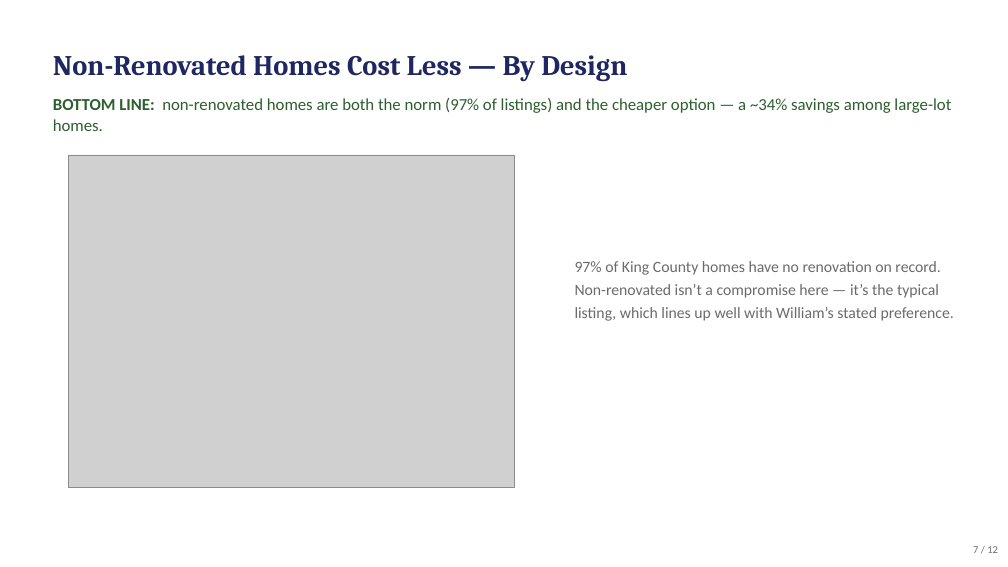
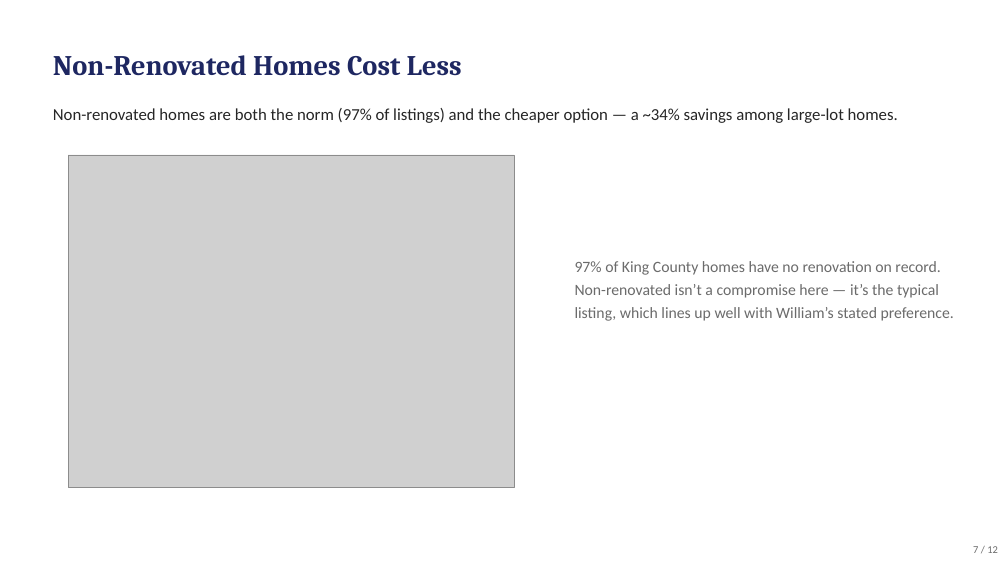
Before and after one commit to jolennd/ds-eda-project, a slide deck: slide 7 of presentation.pptx. Drawn at 1008x567 pixels with LibreOffice and Linux fonts; fonts in the diff are those of the drawing; grey boxes stand for pictures. Boxes give left, top, right and bottom in pixels: in the first picture for what was removed or moved away, otherwise in the second. Text is boxed around its words. In the diff, an @@ line names an element or a change of style, - is before the commit and + after.

Commit message:
Apply user's manual color/text edits back to source: unify takeaway text to charcoal (no bold BOTTOM LINE prefix), King County stat navy not green, slide 8 May stat teal not green, shorten slide 7 title

```diff
--- a/presentation.pptx
+++ b/presentation.pptx
@@ text at (53, 55, 462, 76): text changed @@
-Non-Renovated Homes Cost Less — By Design
+Non-Renovated Homes Cost Less
@@ text at (53, 108, 898, 123): text changed; text colour #2C5F2D to #262626 @@
-BOTTOM LINE: non-renovated homes are both the norm (97% of listings) and the cheaper option — a ~34% savings among large-lot homes.
+Non-renovated homes are both the norm (97% of listings) and the cheaper option — a ~34% savings among large-lot homes.
```
Also in this commit, not shown: 5 other slides changed, 1 other file.
